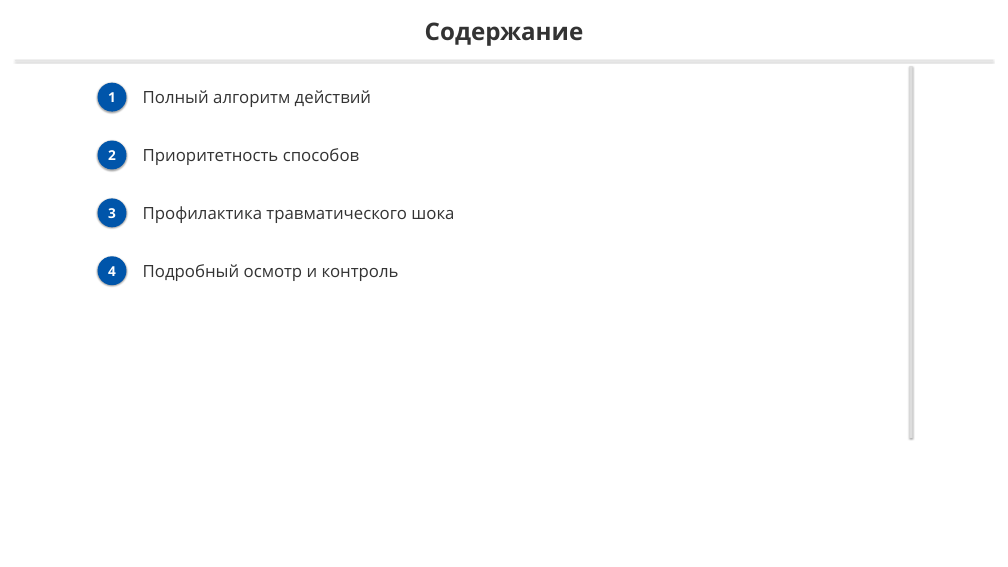
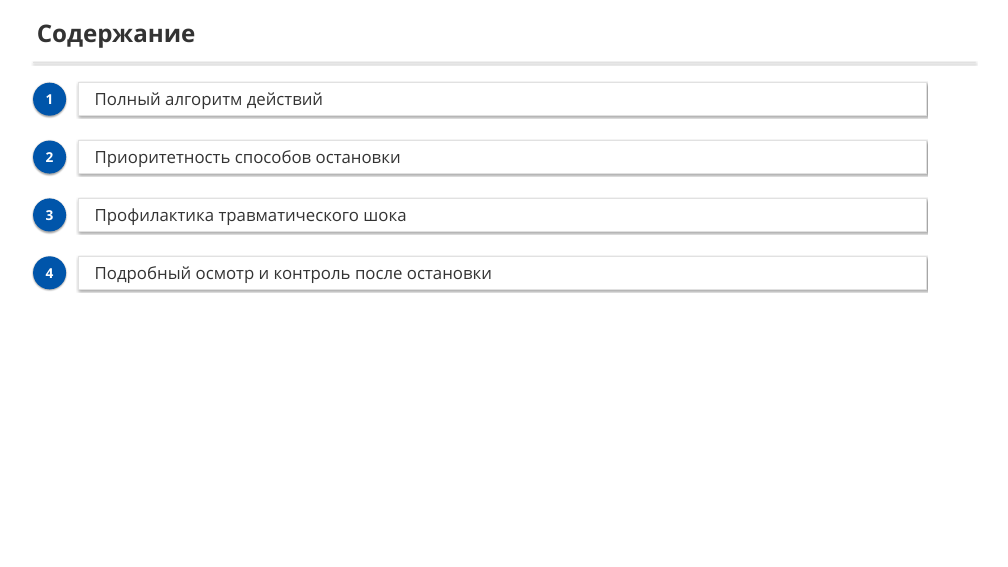
Before and after one commit to lysakalenushka-hash/-, a slide deck: slide 2 of tema2_bleeding/Последовательность_остановки_кровотечения.pptx. Drawn at 1008x567 pixels with LibreOffice and Linux fonts; fonts in the diff are those of the drawing. Boxes give left, top, right and bottom in pixels: in the first picture for what was removed or moved away, otherwise in the second. Text is boxed around its words. In the diff, an @@ line names an element or a change of style, - is before the commit and + after.

```diff
--- a/tema2_bleeding/Последовательность_остановки_кровотечения.pptx
+++ b/tema2_bleeding/Последовательность_остановки_кровотечения.pptx
@@ text "Содержание": place and size @@
-text "Содержание" at [425, 22, 584, 46]
+text "Содержание" at [37, 24, 196, 48]
@@ text "Содержание" at [37, 24, 196, 48]: alignment centre to left @@
@@ text "1": place and size @@
-text "1" at [108, 92, 116, 102]
+text "1" at [46, 94, 54, 104]
@@ rectangle: place and size @@
-rectangle at [15, 60, 993, 61]
+rectangle at [33, 62, 975, 63]
@@ ellipse: place and size @@
-ellipse at [98, 83, 127, 112]
+ellipse at [33, 83, 66, 116]
@@ rectangle added at [79, 83, 926, 116], fill #FFFFFF, outline #E1E1E1 1 pt @@
@@ text "Полный алгоритм действий": place and size @@
-text "Полный алгоритм действий" at [143, 90, 371, 107]
+text "Полный алгоритм действий" at [95, 92, 323, 109]
@@ rectangle removed at [909, 66, 913, 438] @@
@@ text "2": place and size @@
-text "2" at [108, 150, 116, 160]
+text "2" at [46, 152, 54, 162]
@@ ellipse: place and size @@
-ellipse at [98, 141, 127, 170]
+ellipse at [33, 141, 66, 173]
@@ rectangle added at [79, 141, 926, 173], fill #FFFFFF, outline #E1E1E1 1 pt @@
@@ text at [95, 150, 401, 167]: text changed @@
-Приоритетность способов
+Приоритетность способов остановки
@@ text "3": place and size @@
-text "3" at [108, 208, 116, 218]
+text "3" at [46, 210, 54, 220]
@@ ellipse: place and size @@
-ellipse at [98, 198, 127, 228]
+ellipse at [33, 198, 66, 231]
@@ rectangle added at [79, 198, 926, 231], fill #FFFFFF, outline #E1E1E1 1 pt @@
@@ text "Профилактика травматического шока": place and size @@
-text "Профилактика травматического шока" at [143, 206, 454, 223]
+text "Профилактика травматического шока" at [95, 208, 406, 225]
@@ text "4": place and size @@
-text "4" at [108, 266, 116, 276]
+text "4" at [46, 268, 54, 278]
@@ ellipse: place and size @@
-ellipse at [98, 256, 127, 285]
+ellipse at [33, 256, 66, 289]
@@ rectangle added at [79, 256, 926, 289], fill #FFFFFF, outline #E1E1E1 1 pt @@
@@ text at [95, 266, 492, 283]: text changed @@
-Подробный осмотр и контроль
+Подробный осмотр и контроль после остановки
```
Also in this commit, not shown: 7 other slides changed, 6 slides added, 6 slides removed, 7 other files.
